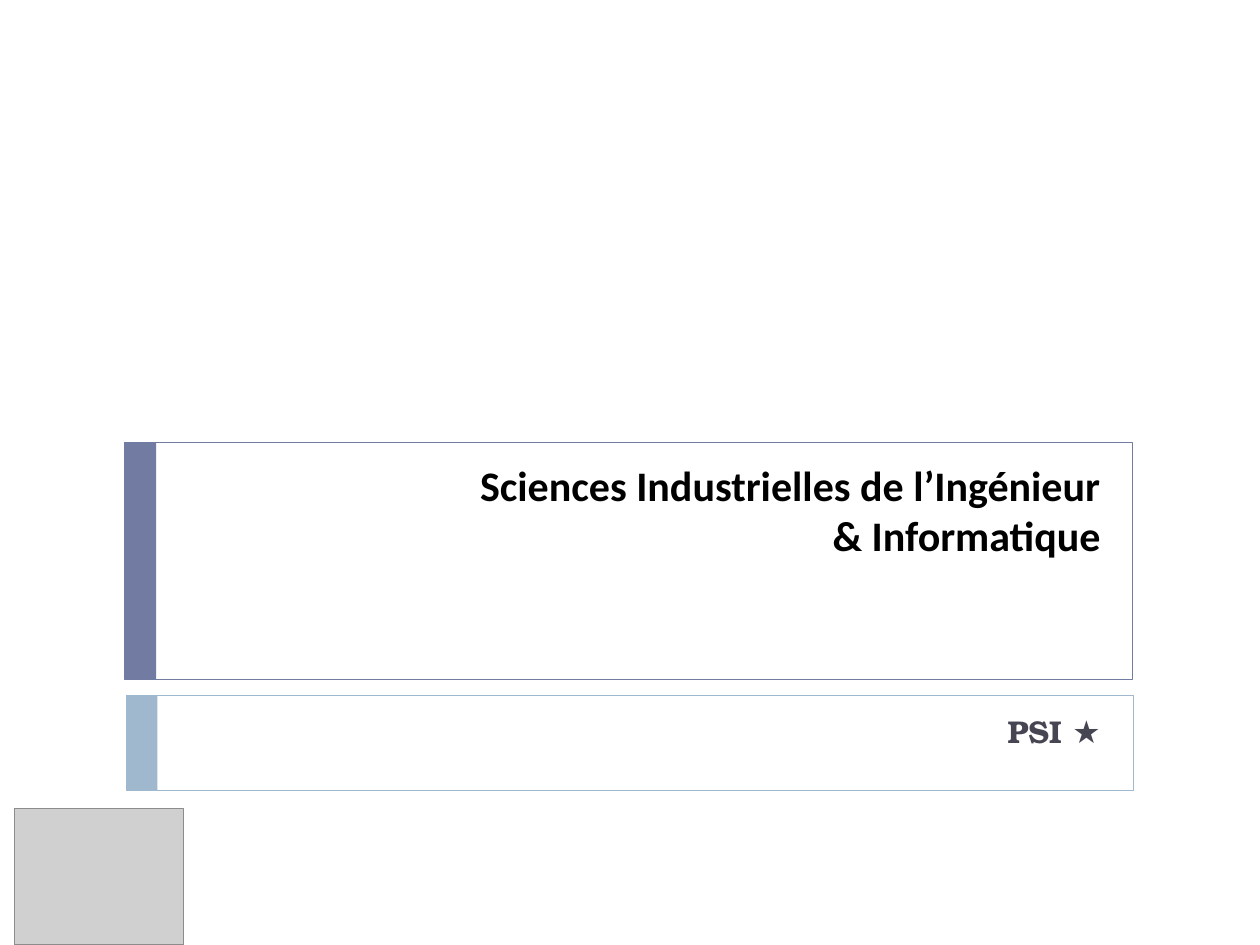
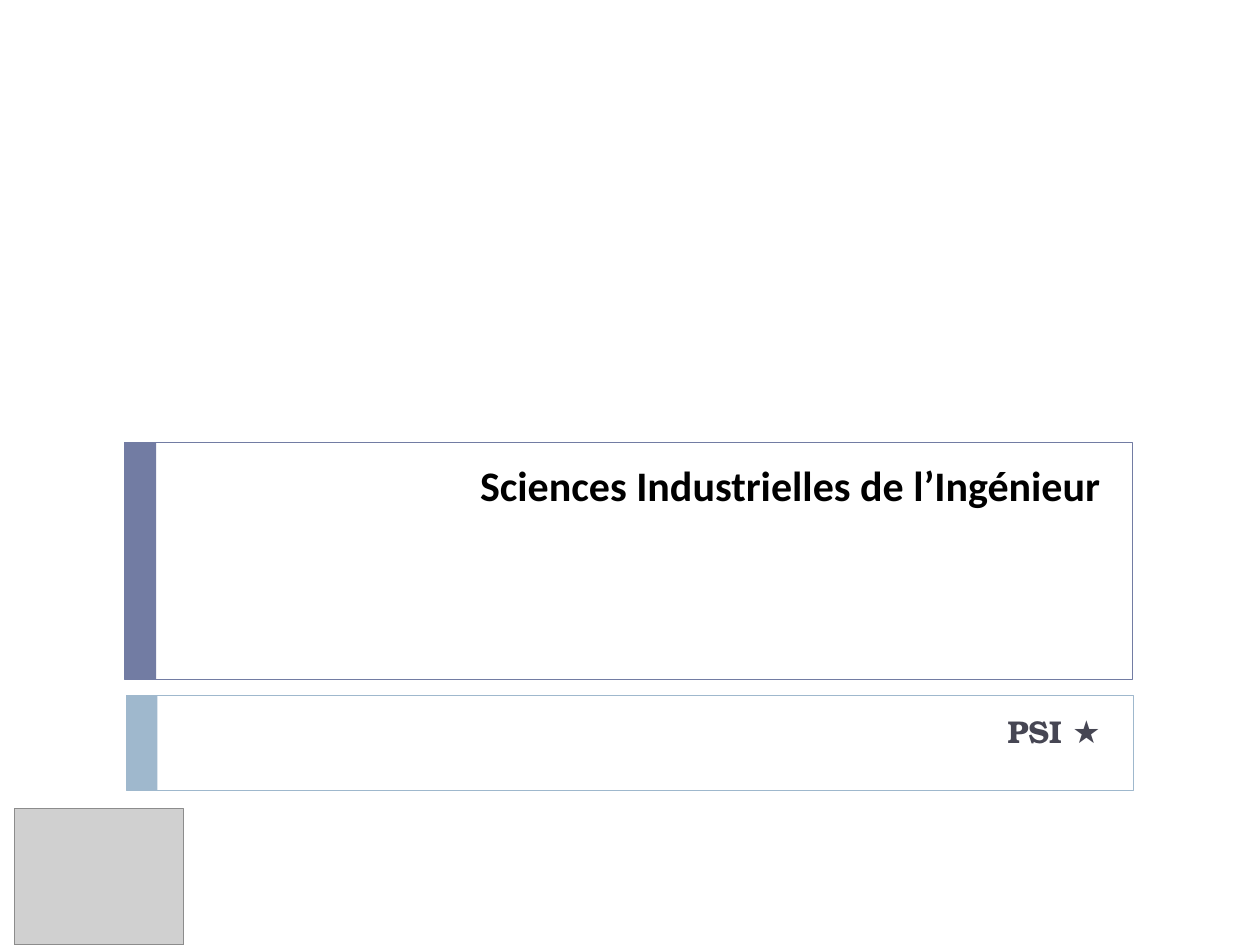
Before and after one commit to xpessoles/Cy_00_PSI_Presentation, a slide deck: slide 1 of Introduction_SII_PSI.pptx. Drawn at 1260x945 pixels with LibreOffice and Linux fonts; fonts in the diff are those of the drawing; grey boxes stand for pictures; background and template pictures are left out. Boxes give left, top, right and bottom in pixels: in the first picture for what was removed or moved away, otherwise in the second. Text is boxed around its words. In the diff, an @@ line names an element or a change of style, - is before the commit and + after.

```diff
--- a/Introduction_SII_PSI.pptx
+++ b/Introduction_SII_PSI.pptx
@@ title at [480, 470, 1100, 508]: text changed @@
-Sciences Industrielles de l’Ingénieur
-& Informatique
+Sciences Industrielles de l’Ingénieur
```
Also in this commit, not shown: 3 other slides changed.
